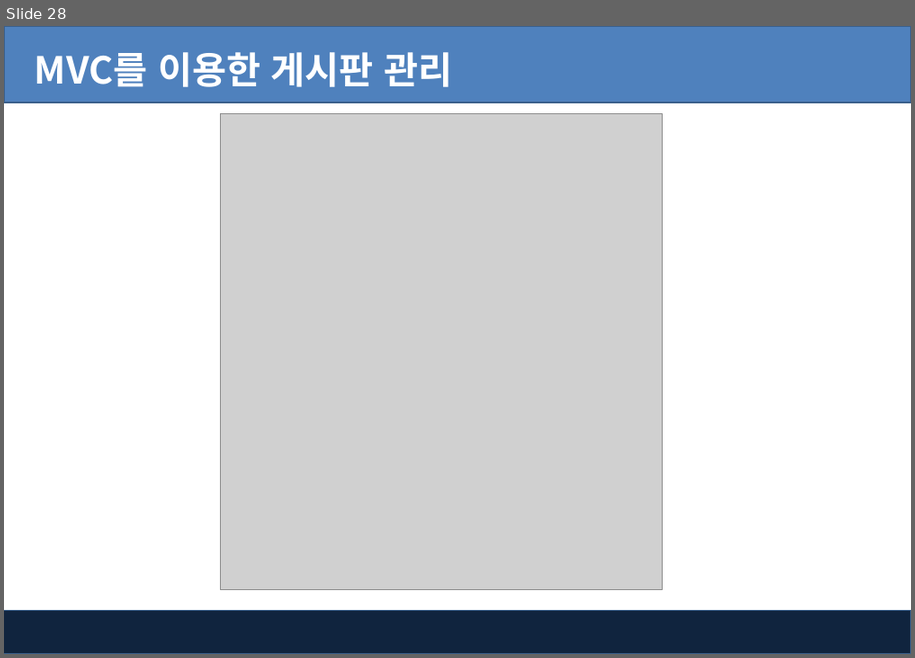
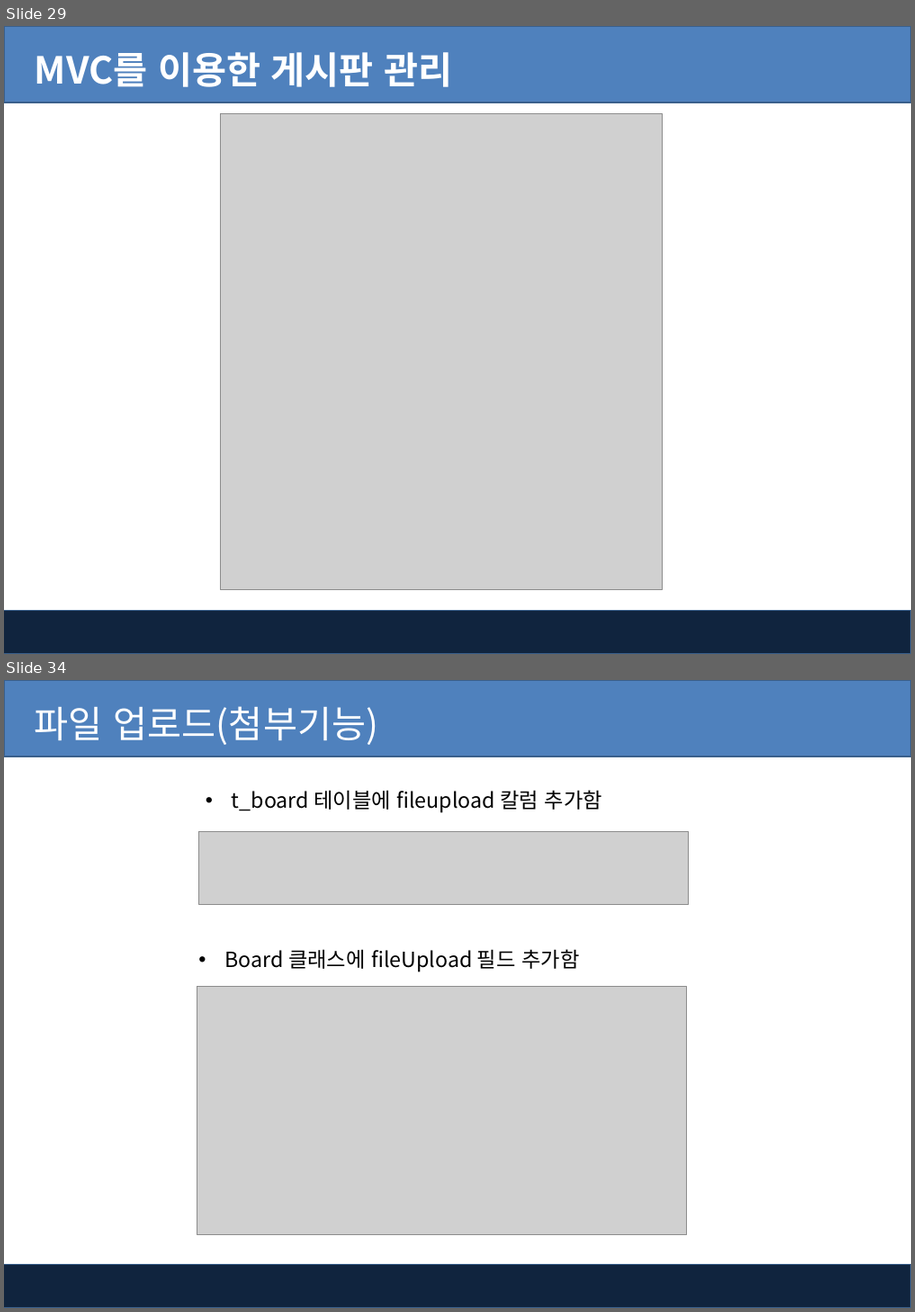
Before and after one commit to kiyongee2/green_project_web, a slide deck: jsp_ppt/10-2장. Jsp - MVC를 이용한 게시판 관리.pptx. Shown one above the other, each under a label of ours: slide 28 before the commit, slides 29 and 34 after it; the slides between them are not shown. The pictures are 915x658 and 915x1312 pixels, drawn with LibreOffice and Linux fonts; fonts in the diff are those of the drawing; grey boxes stand for pictures; background and template pictures are left out. Boxes give left, top, right and bottom in pixels: in the first picture for what was removed or moved away, otherwise in the second. Text is boxed around its words. In the diff, an @@ line names an element or a change of style, - is before the commit and + after.

```diff
--- a/jsp_ppt/10-2장. Jsp - MVC를 이용한 게시판 관리.pptx
+++ b/jsp_ppt/10-2장. Jsp - MVC를 이용한 게시판 관리.pptx
@@ slide 34 added at bbox=[4, 680, 911, 1308], background #FFFFFF; not listed: 2 template elements that a slide beside it also shows @@
@@ text added at bbox=[35, 706, 379, 745], 32 pt, text #FFFFFF @@
+파일 업로드(첨부기능)
@@ text added at bbox=[232, 790, 602, 813], 18 pt, text #000000 @@
+• t_board 테이블에 fileupload 칼럼 추가함
@@ picture added at bbox=[198, 831, 688, 905] @@
@@ text added at bbox=[225, 949, 579, 972], 18 pt, text #000000 @@
+• Board 클래스에 fileUpload 필드 추가함
@@ picture added at bbox=[198, 987, 687, 1234] @@
@@ what was slide 28 is now slide 29 @@
```
Also in this commit, not shown: 1 slide changed, 8 other slides added, 10 other files.
